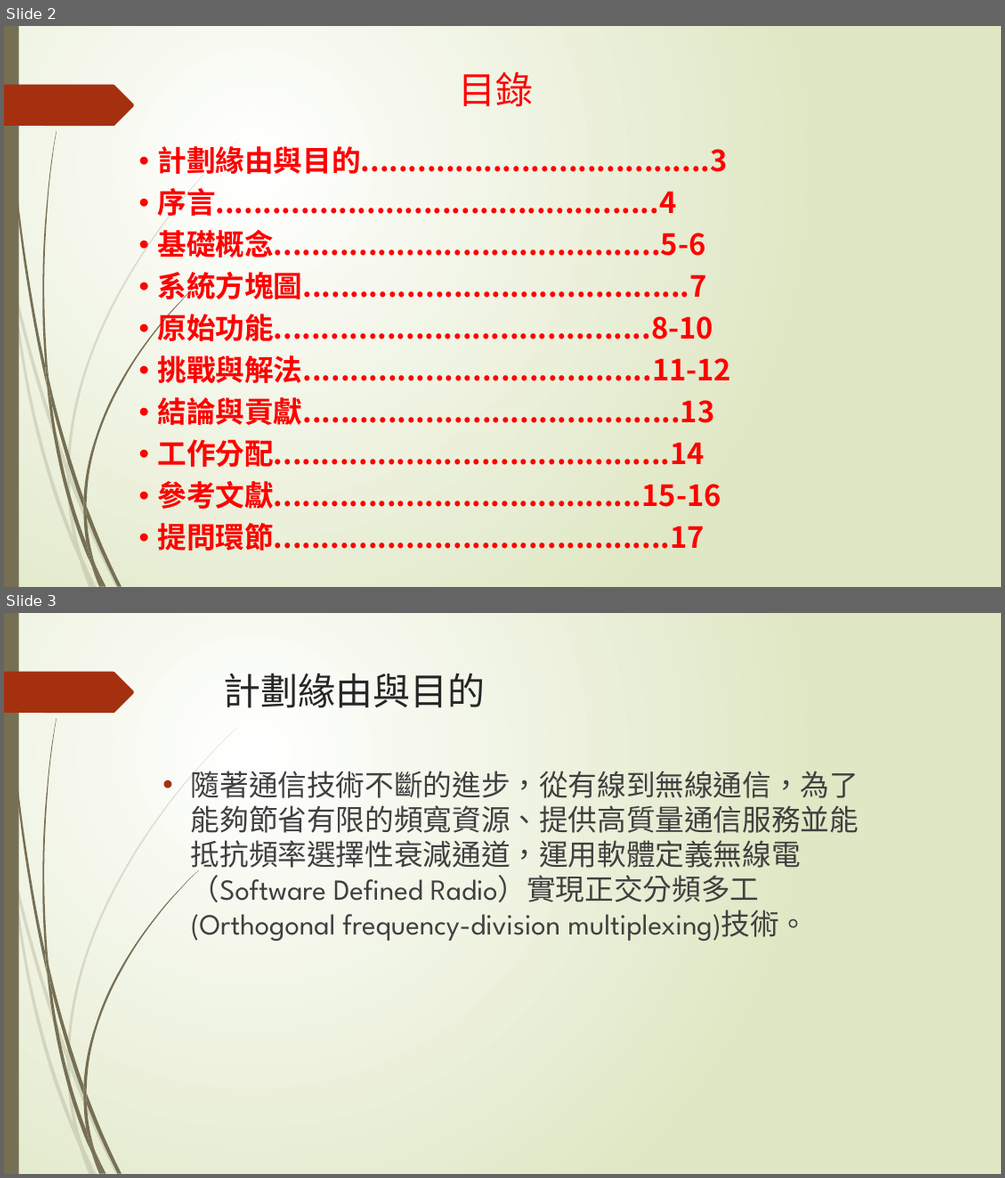
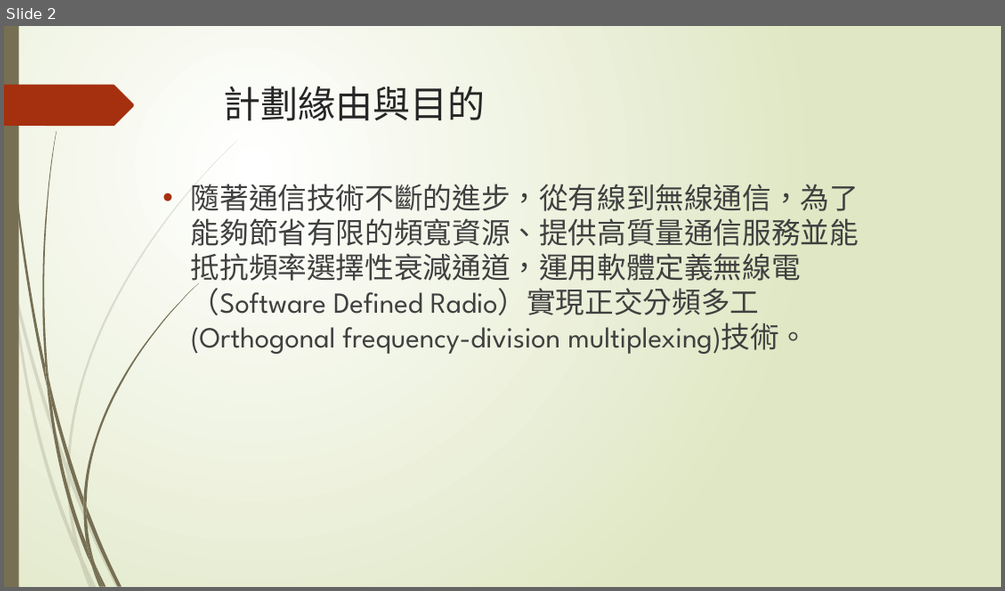
Before and after one commit to NIUWCSP/OTSM, a slide deck: report/專題.pptx. Shown one above the other, each under a label of ours: slides 2 and 3 before the commit, slide 2 after it. The pictures are 1005x1178 and 1005x591 pixels, drawn with LibreOffice and Linux fonts; fonts in the diff are those of the drawing. Boxes give left, top, right and bottom in pixels: in the first picture for what was removed or moved away, otherwise in the second. Text is boxed around its words. In the diff, an @@ line names an element or a change of style, - is before the commit and + after.

```diff
--- a/report/專題.pptx
+++ b/report/專題.pptx
@@ slide 2 removed at <box>4,26,1001,587</box>, background gradient #FFFFFF to #DFE8C4; not listed: 24 template elements that a slide beside it also shows @@
@@ title removed at <box>458,71,533,107</box> @@
-目錄
@@ text removed at <box>158,146,732,550</box> @@
-• 計劃緣由與目的.....................................3
-• 序言...............................................4
-• 基礎概念.........................................5-6
-• 系統方塊圖.........................................7
-• 原始功能........................................8-10
-• 挑戰與解法.....................................11-12
-• 結論與貢獻........................................13
-• 工作分配..........................................14
-• 參考文獻.......................................15-16
-• 提問環節..........................................17
@@ what was slide 3 is now slide 2 @@
```
Also in this commit, not shown: 7 other slides removed, 1 other file.
